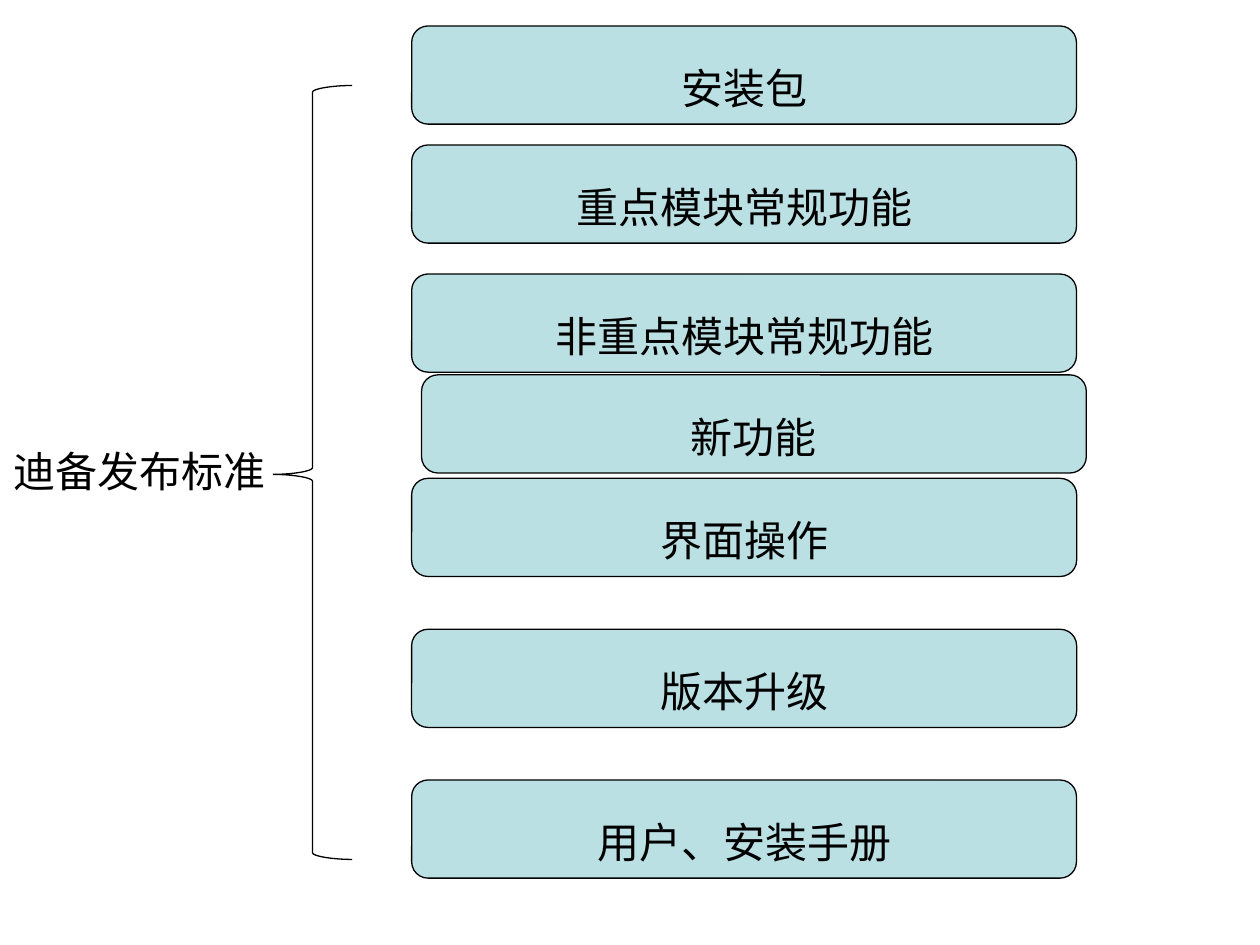
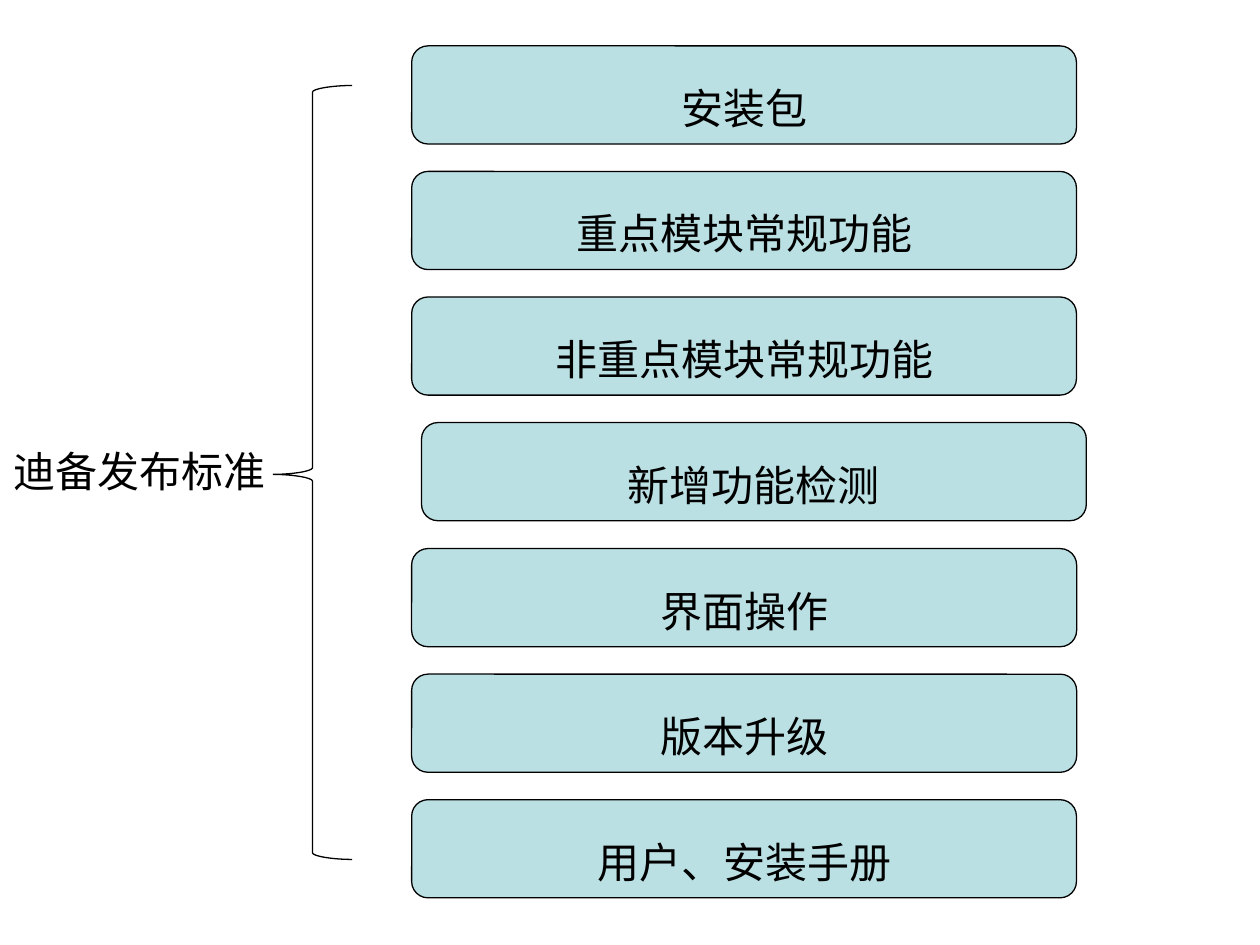
Before and after one commit to irene1990/Teamleader, a slide deck: slide 15 of PPT/Training/release process.ppt. Drawn at 1260x945 pixels with LibreOffice and Linux fonts; fonts in the diff are those of the drawing. Boxes give left, top, right and bottom in pixels: in the first picture for what was removed or moved away, otherwise in the second. Text is boxed around its words. In the diff, an @@ line names an element or a change of style, - is before the commit and + after.

```diff
--- a/PPT/Training/release process.ppt
+++ b/PPT/Training/release process.ppt
@@ rounded rectangle "重点模块常规功能": place and size @@
-rounded rectangle "重点模块常规功能" at [412, 145, 1077, 243]
+rounded rectangle "重点模块常规功能" at [412, 171, 1077, 270]
@@ 3 rounded rectangles: place and size @@
-3 rounded rectangles at [412, 26, 1077, 878]
+3 rounded rectangles at [412, 45, 1077, 898]
@@ rounded rectangle "新增功能检测": place and size @@
-rounded rectangle "新增功能检测" at [422, 375, 1087, 474]
+rounded rectangle "新增功能检测" at [422, 422, 1087, 520]
@@ text in rounded rectangle at [628, 465, 880, 505]: text changed @@
-新功能
+新增功能检测
@@ rounded rectangle "界面操作": place and size @@
-rounded rectangle "界面操作" at [412, 479, 1077, 577]
+rounded rectangle "界面操作" at [412, 548, 1077, 646]
@@ rounded rectangle "版本升级": place and size @@
-rounded rectangle "版本升级" at [412, 629, 1077, 727]
+rounded rectangle "版本升级" at [412, 674, 1077, 772]
```
Also in this commit, not shown: 4 other slides changed, 1 slide added.
